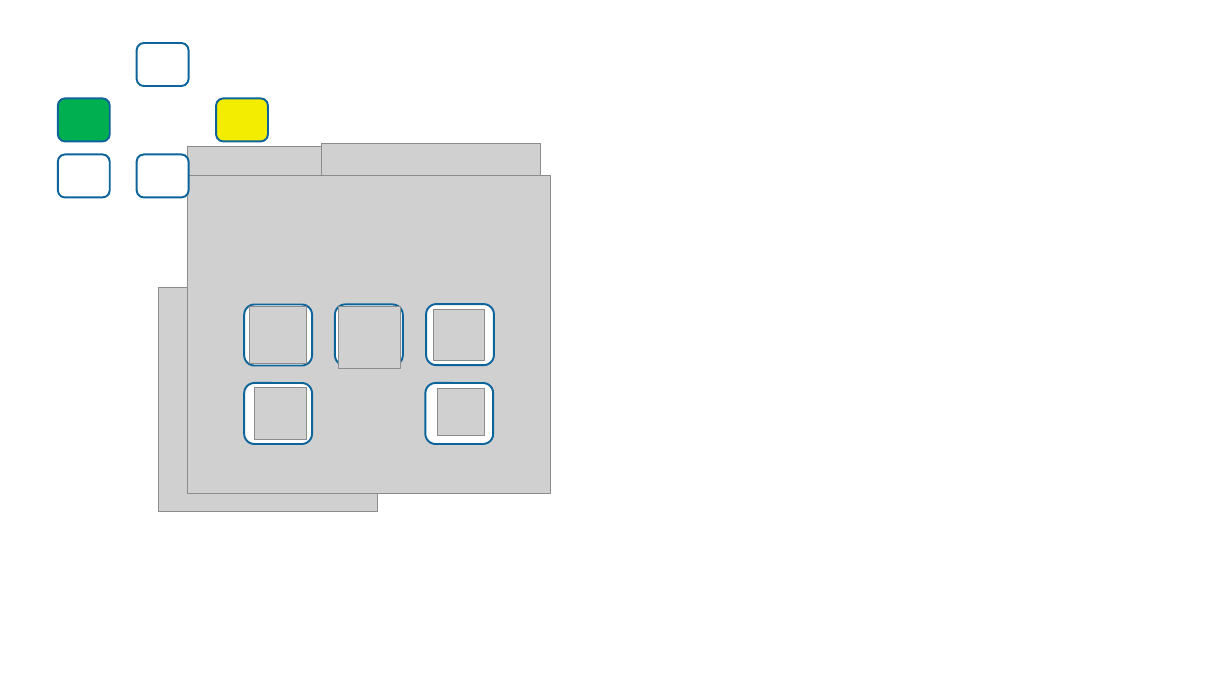
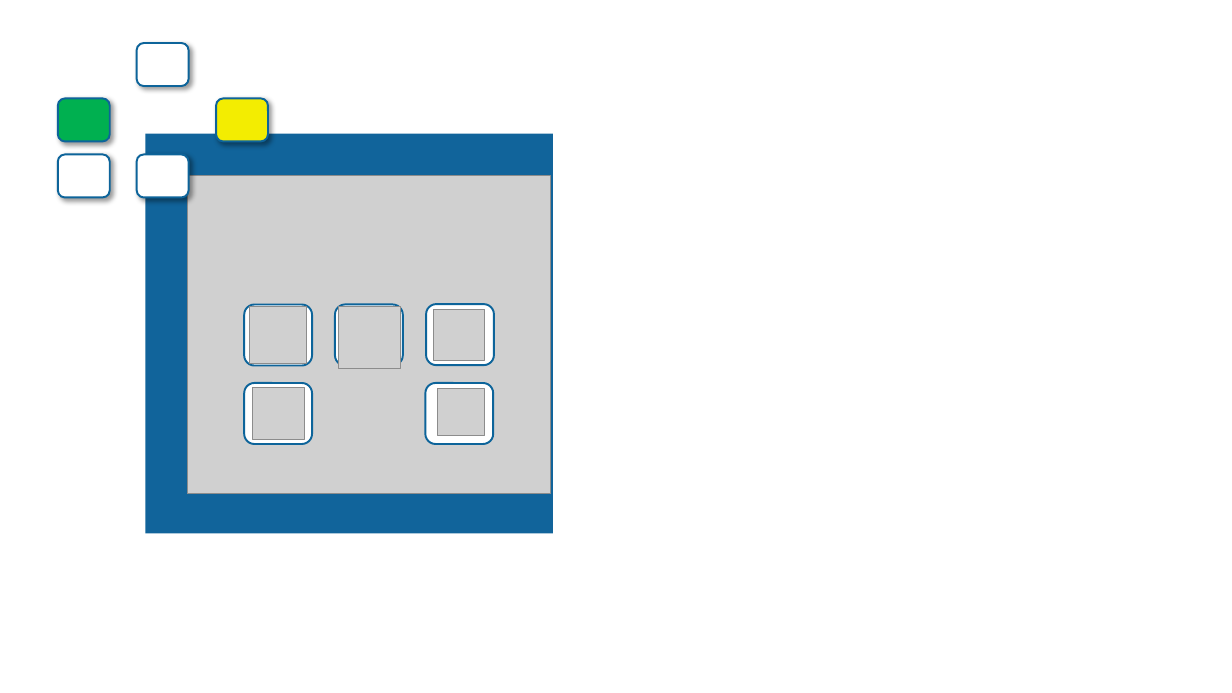
Before and after one commit to fzambroni/WorkDays, a slide deck: slide 2 of splash.pptx. Drawn at 1232x693 pixels with LibreOffice and Linux fonts; fonts in the diff are those of the drawing; grey boxes stand for pictures; background and template pictures are left out. Boxes give left, top, right and bottom in pixels: in the first picture for what was removed or moved away, otherwise in the second. Text is boxed around its words. In the diff, an @@ line names an element or a change of style, - is before the commit and + after.

```diff
--- a/splash.pptx
+++ b/splash.pptx
@@ shadow on in 5 elements at <box>216,98,268,141</box>, <box>137,43,189,87</box>, <box>137,154,189,198</box>, <box>58,154,110,198</box>, <box>58,98,110,141</box> @@
@@ rectangle added at <box>145,134,553,534</box>, fill #11649B @@
@@ picture removed at <box>187,147,405,371</box> @@
@@ picture removed at <box>322,144,540,368</box> @@
@@ picture removed at <box>159,287,377,511</box> @@
```
Also in this commit, not shown: 1 other slide changed, 3 slides added, 27 other files.
